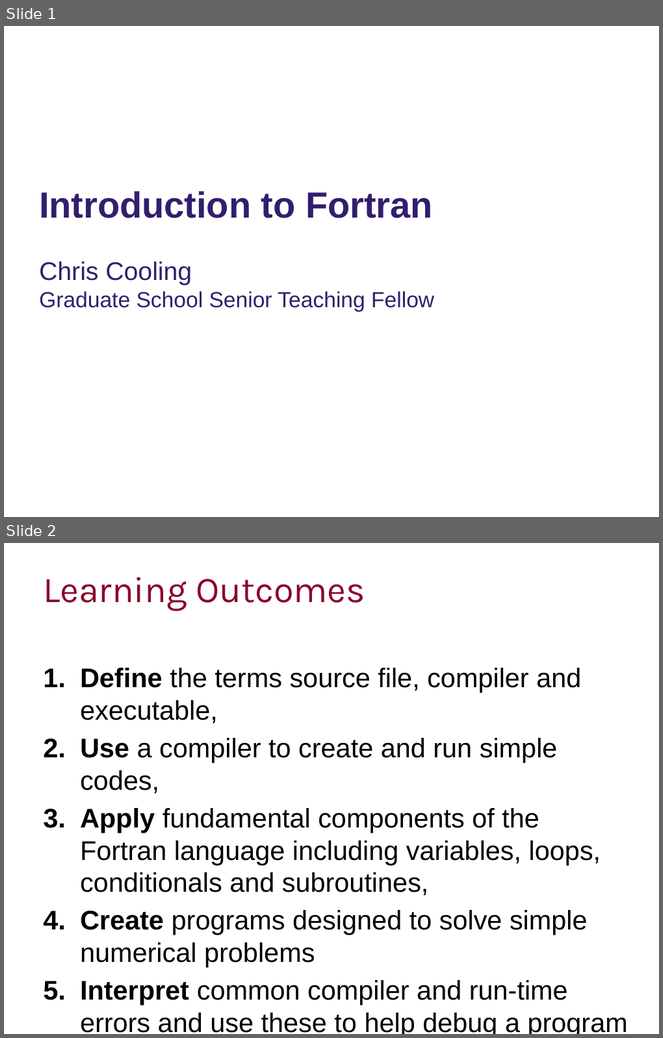
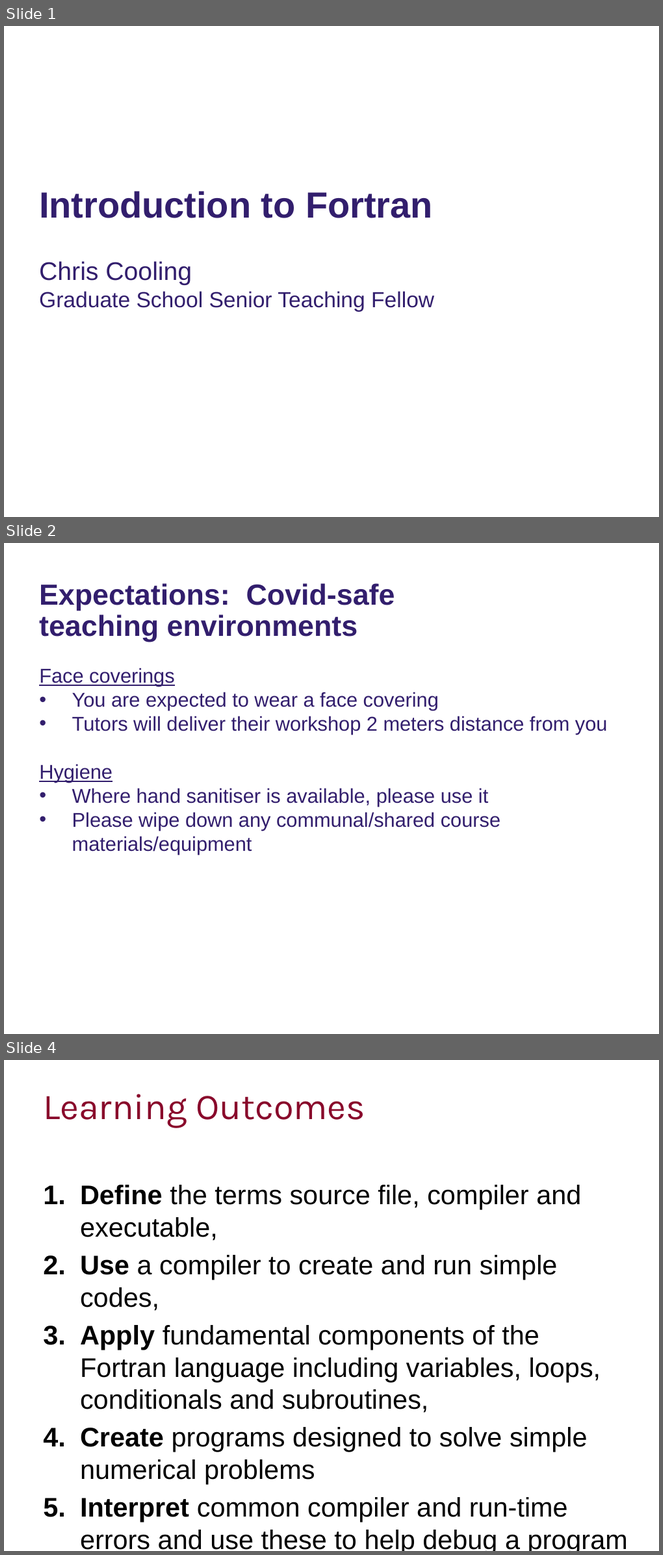
Before and after one commit to ImperialCollegeLondon/RCDS-introduction-to-fortran, a slide deck: Introduction to Fortran Slides.pptx. Shown one above the other, each under a label of ours: slides 1 and 2 before the commit, slides 1, 2 and 4 after it; the slides between them are not shown. The pictures are 663x1038 and 663x1555 pixels, drawn with LibreOffice and Linux fonts; fonts in the diff are those of the drawing; background and template pictures are left out. Boxes give left, top, right and bottom in pixels: in the first picture for what was removed or moved away, otherwise in the second. Text is boxed around its words. In the diff, an @@ line names an element or a change of style, - is before the commit and + after.

Commit message:
Added Covid slides

```diff
--- a/Introduction to Fortran Slides.pptx
+++ b/Introduction to Fortran Slides.pptx
@@ slide 2 added at box(4, 543, 659, 1034), background #FFFFFF @@
@@ text added at box(39, 583, 395, 642), 32 pt, text #321E6D, bold @@
+Expectations: Covid-safe teaching environments
@@ subtitle added at box(39, 668, 608, 854), 22 pt, text #321E6D @@
+Face coverings
+• You are expected to wear a face covering
+• Tutors will deliver their workshop 2 meters distance from you
+Hygiene
+• Where hand sanitiser is available, please use it
+• Please wipe down any communal/shared course materials/equipment
@@ what was slide 2 is now slide 4 @@
```
Also in this commit, not shown: 1 other slide added.
